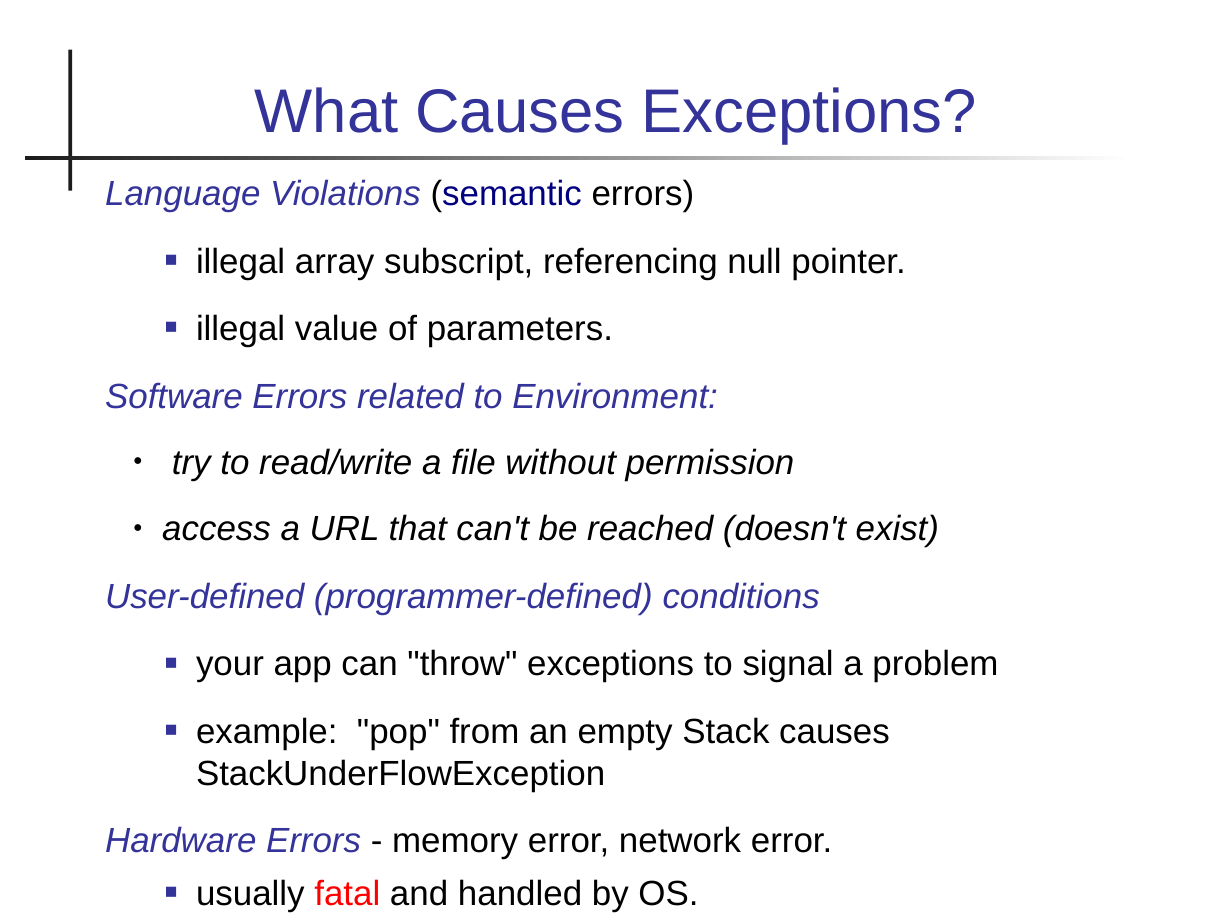
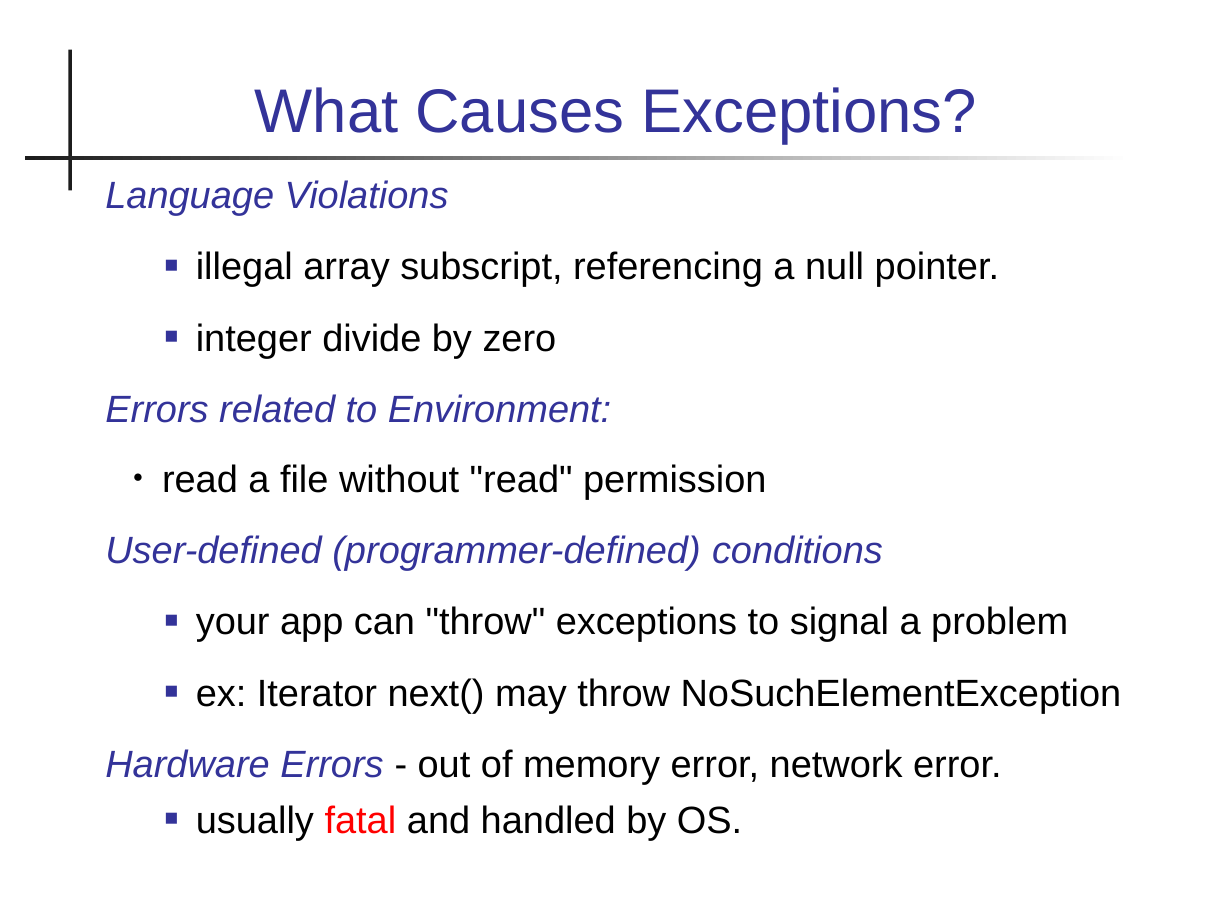
Before and after one commit to skeoop/skeoop.github.io, a slide deck: slide 3 of week6/Exceptions.ppt. Drawn at 1232x924 pixels with LibreOffice and Linux fonts; fonts in the diff are those of the drawing. Boxes give left, top, right and bottom in pixels: in the first picture for what was removed or moved away, otherwise in the second. Text is boxed around its words. In the diff, an @@ line names an element or a change of style, - is before the commit and + after.

Commit message:
update slides on exceptions

```diff
--- a/week6/Exceptions.ppt
+++ b/week6/Exceptions.ppt
@@ text at (x1=105, y1=180, x2=999, y2=499): text changed; size 20.4 to 22.2 pt; italic off @@
-Language Violations (semantic errors)
-  ■ illegal array subscript, referencing null pointer.
-  ■ illegal value of parameters.
-Software Errors related to Environment:
-  ● try to read/write a file without permission
-  ● access a URL that can't be reached (doesn't exist)
+Language Violations
+  ■ illegal array subscript, referencing a null pointer.
+  ■ integer divide by zero
+Errors related to Environment:
+  ● read a file without "read" permission
@@ text at (x1=105, y1=535, x2=1068, y2=840): size 20.4 to 22.2 pt in "User-defined (programmer-defined) conditions", "your app can "throw" exceptions to signal ...", "usually fatal and handled by OS." @@
@@ text at (x1=105, y1=678, x2=1122, y2=784): text changed; size 20.4 to 22.2 pt @@
-  ■ example: "pop" from an empty Stack causes StackUnderFlowException
-Hardware Errors - memory error, network error.
+  ■ ex: Iterator next() may throw NoSuchElementException
+Hardware Errors - out of memory error, network error.
```
Also in this commit, not shown: 17 other slides changed, 13 slides added, 2 slides removed.
